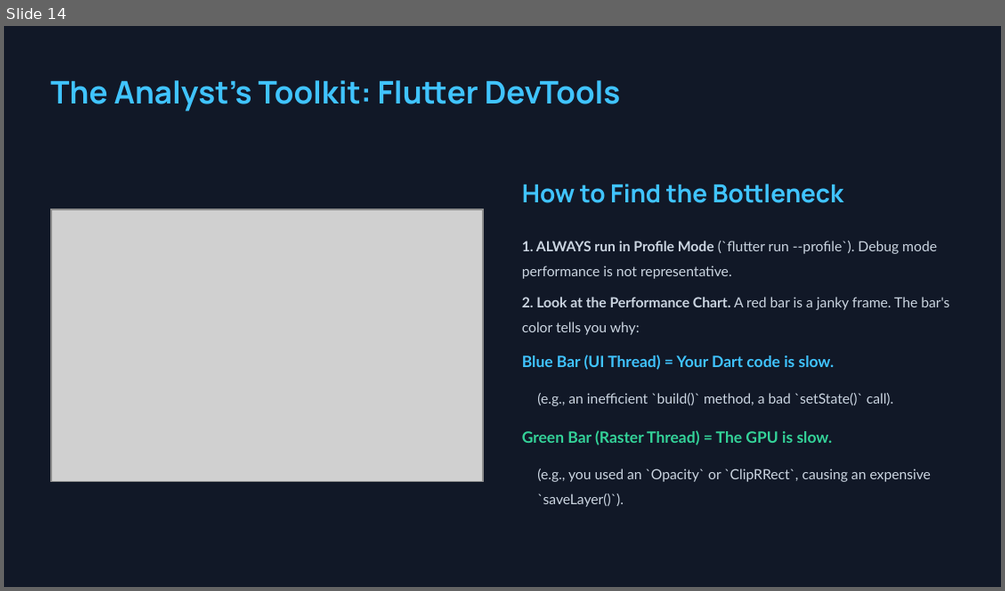
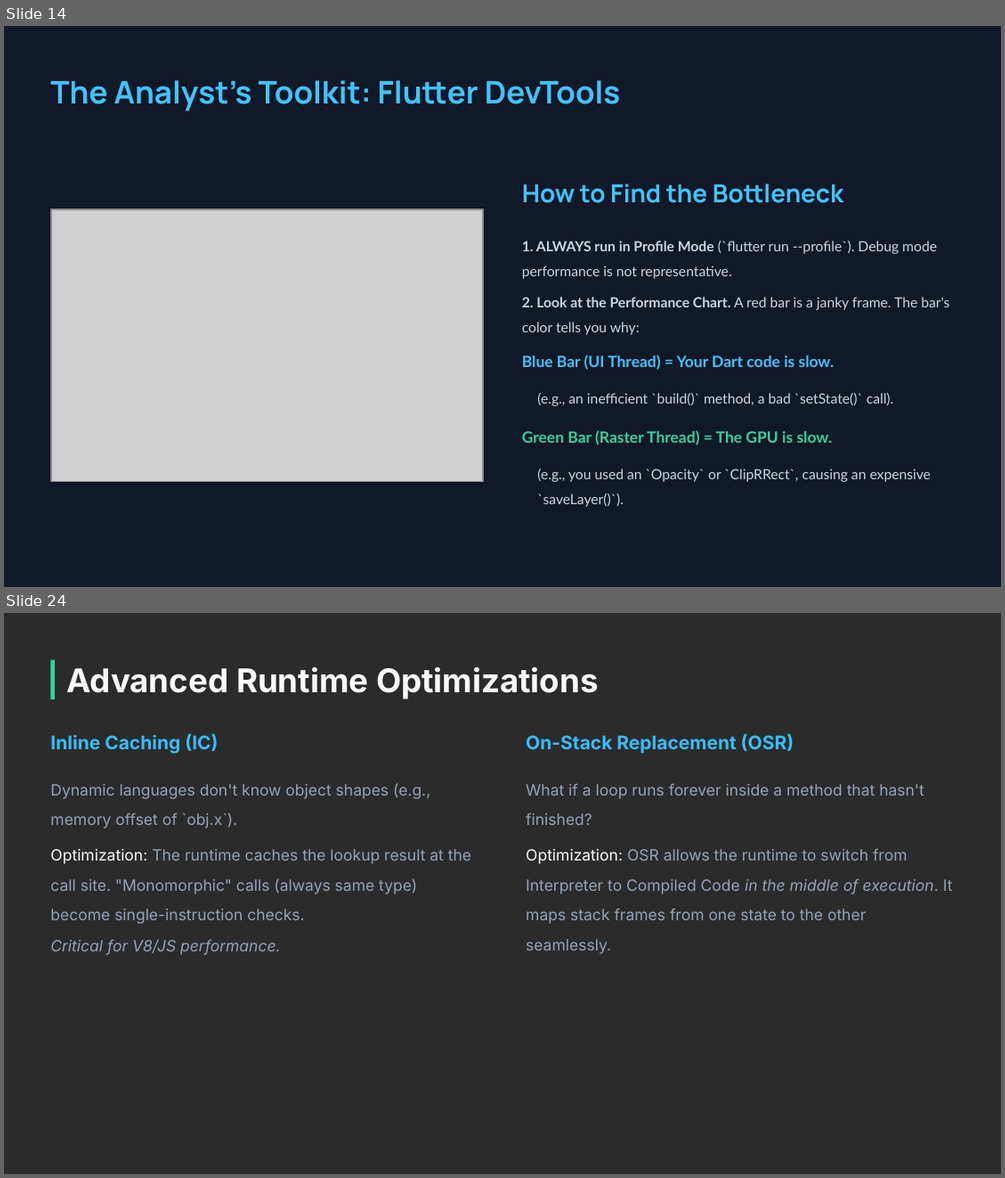
Before and after one commit to rusudinu/mobile-and-embedded-computing, a slide deck: w11/c11/Mobile-and-Embedded-Lecture11.pptx. Shown one above the other, each under a label of ours: slide 14 before the commit, slides 14 and 24 after it; the slides between them are not shown. The pictures are 1005x591 and 1005x1178 pixels, drawn with LibreOffice and Linux fonts; fonts in the diff are those of the drawing; grey boxes stand for pictures; background and template pictures are left out; a plain dark background stands for a picture behind light text. Boxes give left, top, right and bottom in pixels: in the first picture for what was removed or moved away, otherwise in the second. Text is boxed around its words. In the diff, an @@ line names an element or a change of style, - is before the commit and + after.

```diff
--- a/w11/c11/Mobile-and-Embedded-Lecture11.pptx
+++ b/w11/c11/Mobile-and-Embedded-Lecture11.pptx
@@ slide 24 added at [4,613,1001,1174], background picture (left out) @@
@@ rectangle added at [50,659,54,699], fill #34D399 @@
@@ text added at [66,667,599,699], 31.5 pt, text #F8FAFC, bold @@
+Advanced Runtime Optimizations
@@ text added at [50,734,218,754], 18 pt, text #38BDF8, bold @@
+Inline Caching (IC)
@@ text added at [526,734,794,754], 18 pt, text #38BDF8, bold @@
+On-Stack Replacement (OSR)
@@ text added at [50,783,430,828], 15 pt, text #94A3B8 @@
+Dynamic languages don't know object shapes (e.g., memory offset of `obj.x`).
@@ text added at [526,783,924,825], 15 pt, text #94A3B8 @@
+What if a loop runs forever inside a method that hasn't finished?
@@ text added at [50,849,471,920], 15 pt, text #94A3B8 @@
+Optimization: The runtime caches the lookup result at the call site. "Monomorphic" calls (always same type) become single-instruction checks.
@@ text added at [526,849,953,924], 15 pt, text #94A3B8 @@
+Optimization: OSR allows the runtime to switch from Interpreter to Compiled Code in the middle of execution. It maps stack frames from one state to the other seamlessly.
@@ text added at [50,939,280,955], 15 pt, text #94A3B8, italic @@
+Critical for V8/JS performance.
```
Also in this commit, not shown: 1 slide changed, 24 other slides added, 9 other files.
